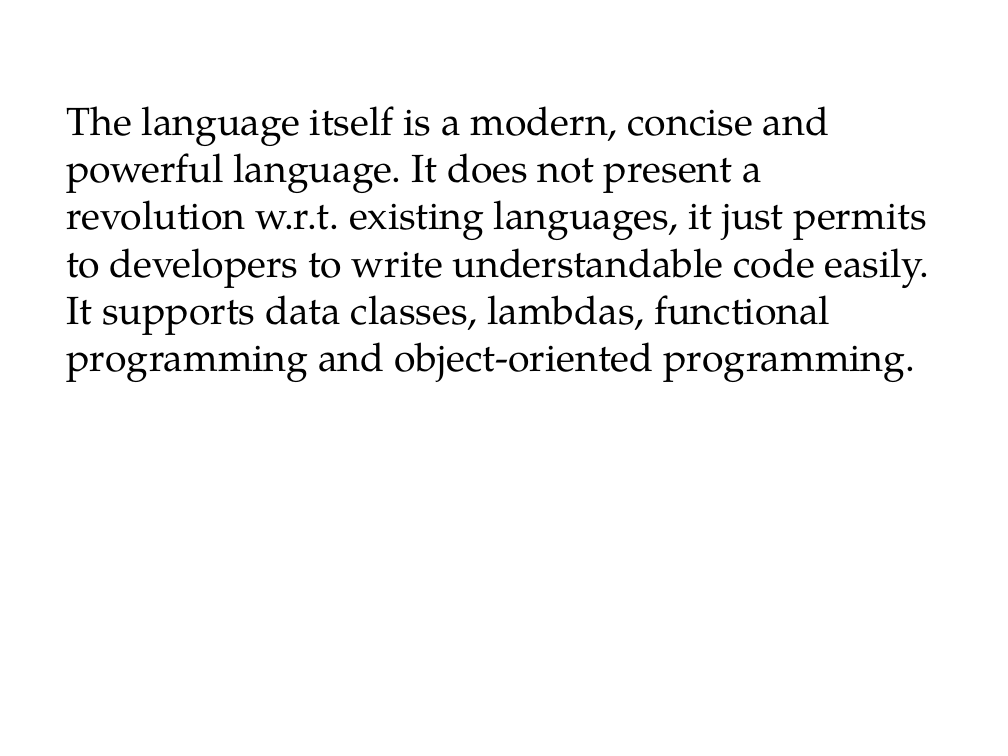
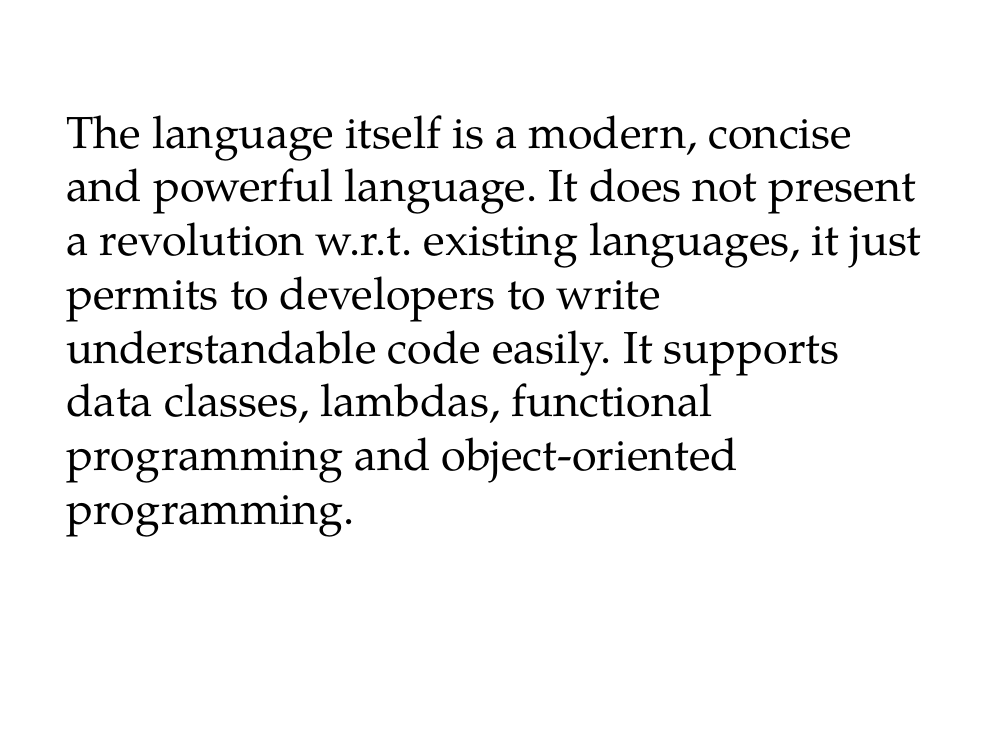
Before and after one commit to xakerspes/korzinka, a slide deck: slide 4 of Kotlin Programming Language.pptx. Drawn at 1008x756 pixels with LibreOffice and Linux fonts; fonts in the diff are those of the drawing; background and template pictures are left out. Boxes give left, top, right and bottom in pixels: in the first picture for what was removed or moved away, otherwise in the second. Text is boxed around its words. In the diff, an @@ line names an element or a change of style, - is before the commit and + after.

```diff
--- a/Kotlin Programming Language.pptx
+++ b/Kotlin Programming Language.pptx
@@ text "The language itself is a ..." at <box>66,115,921,537</box>: size 28 to 32 pt @@
```
Also in this commit, not shown: 1 other slide changed, 3 slides added, 1 slide removed.
